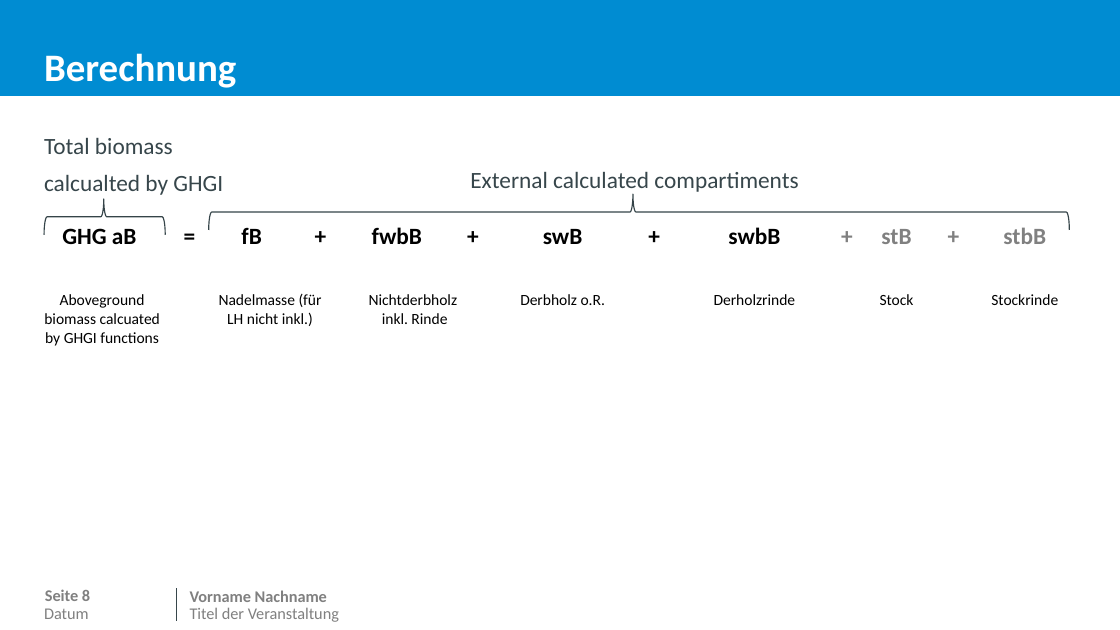
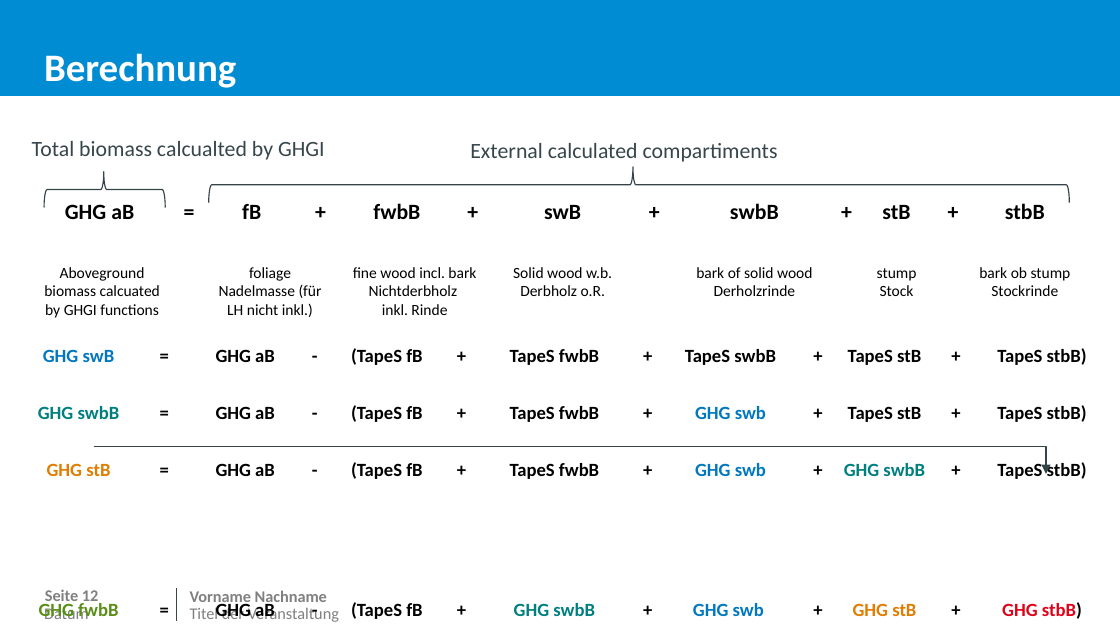
Before and after one commit to JetteGercken/TI_BZE_BE_analysis, a slide deck: slide 13 of info/biomasse_vergleich_MoMoK_BE.pptx (slide 9 before the commit). Drawn at 1120x630 pixels with LibreOffice and Linux fonts; fonts in the diff are those of the drawing; background and template pictures are left out. Boxes give left, top, right and bottom in pixels: in the first picture for what was removed or moved away, otherwise in the second. Text is boxed around its words. In the diff, an @@ line names an element or a change of style, - is before the commit and + after.

```diff
--- a/info/biomasse_vergleich_MoMoK_BE.pptx
+++ b/info/biomasse_vergleich_MoMoK_BE.pptx
@@ text "Total biomass calcualted by GHGI" at (32,141,325,160): size 15 to 14 pt @@
@@ text "Total biomass calcualted by GHGI": place and size @@
-text "Total biomass calcualted by GHGI" at (44,138,223,195)
+text "Total biomass calcualted by GHGI" at (32,141,325,160)
@@ text "External calculated compartiments": place and size @@
-text "External calculated compartiments" at (470,172,798,195)
+text "External calculated compartiments" at (470,143,778,162)
@@ text "External calculated compartiments" at (470,143,778,162): size 15 to 14 pt @@
@@ right brace: place and size @@
-right brace at (44,198,165,234)
+right brace at (44,171,165,207)
@@ right brace: place and size @@
-right brace at (209,194,1070,230)
+right brace at (209,167,1070,203)
@@ table at (31,194,1086,369) @@
-row 2: Aboveground biomass calcuated by GHGI functions |  | Nadelmasse (für LH nicht inkl.) |  | Nichtderbholz / inkl. Rinde |  | Derbholz o.R. |  | Derholzrinde |  | Stock |  | Stockrinde
+row 2: Aboveground biomass calcuated by GHGI functions |  | foliage / Nadelmasse (für LH nicht inkl.) |  | fine wood incl. bark / Nichtderbholz / inkl. Rinde |  | Solid wood w.b. / Derbholz o.R. |  | bark of solid wood / Derholzrinde |  | stump / Stock |  | bark ob stump / Stockrinde
@@ size 15 to 14 pt in "GHG aB", "=", "fB", "+" and 9 more places @@
@@ text colour #808080 to #000000 in "+", "stB", "+", "stbB" @@
@@ table: place and size @@
-table at (31,217,1086,350)
+table at (31,194,1086,369)
@@ table added at (15,339,1117,623), 8 rows, 13 columns @@
+GHG swB | = | GHG aB | - | (TapeS fB | + | TapeS fwbB | + | TapeS swbB | + | TapeS stB | + | TapeS stbB)
+GHG swbB | = | GHG aB | - | (TapeS fB | + | TapeS fwbB | + | GHG swb | + | TapeS stB | + | TapeS stbB)
+GHG stB | = | GHG aB | - | (TapeS fB | + | TapeS fwbB | + | GHG swb | + | GHG swbB | + | TapeS stbB)
+ |  |  |  |  |  |  |  |  |  |  |  | 
+GHG stbB | = | GHG aB | - | (TapeS fB | + | TapeS fwbB | + | GHG swb | + | GHG swbB | + | GHG stB)
+GHG fwbB | = | GHG aB | - | (TapeS fB | + | GHG swbB | + | GHG swb | + | GHG stB | + | GHG stbB)
+GHG fB | = | GHG aB | - | (GHG fwbB | + | GHG swbB | + | GHG swb | + | GHG stB | + | GHG stbB)
+ |  |  |  |  |  |  |  |  |  |  |  | 
@@ elbow arrow added from (94, 447) to (1046, 474), #35454A 0.75 pt @@
@@ page number at (45,589,98,606): text changed @@
-Seite 8
+Seite 12
```
Also in this commit, not shown: 8 other slides changed, 1 slide added, 2 other files.
